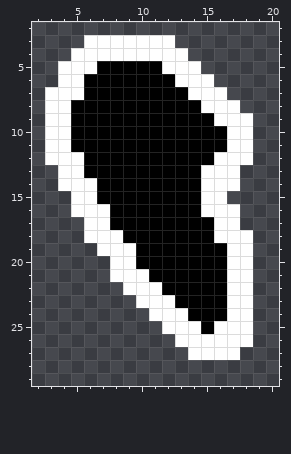
Pixel-art file, stored at support/aseprite_files/HalfHeartIcon.aseprite. The first picture shows the starting point.
32x32 pixels, 1 frame. Shown: x 2..20, y 2..29.
After:
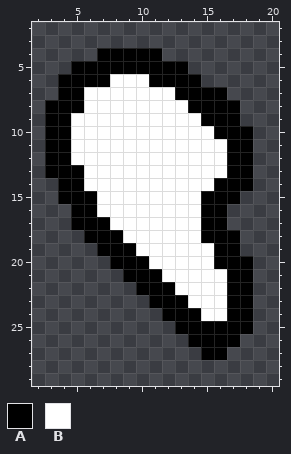
Palette (. is transparent): A #000000  B #ffffff
What changed:
Changed rows in their new state; - is an unchanged pixel.
first column x 3:
 3 ---.......------
 4 --..AAAAA..-----
 5 -.AA-----AA.----
 6 -AA--BBB--AA.---
 7 .AABBBBBBB-AAA--
 8 AA-BBBBBBBB-AAA-
 9 AABBBBBBBBBB-AA.
10 AABBBBBBBBBBB-AA
11 AABBBBBBBBBBBBAA
12 AA-BBBBBBBBBB-AA
13 AAABBBBBBBBB--AA
14 -AA-BBBBBBBB-AAA
15 -AAABBBBBBBBAAA-
16 --AA-BBBBBBBAA.-
17 --AAABBBBBBB-A.-
18 ---AAABBBBBB-AA.
19 ----AAABBBBBB-A.
20 -----AA-BBBBB-AA
21 -----.AA-BBBBBAA
22 ------.AA-BBBBAA
23 -------.AA-BBBAA
24 --------.AA-BBAA
25 ---------.AA-AAA
26 ----------.AAAA.
27 -----------.AA.-
